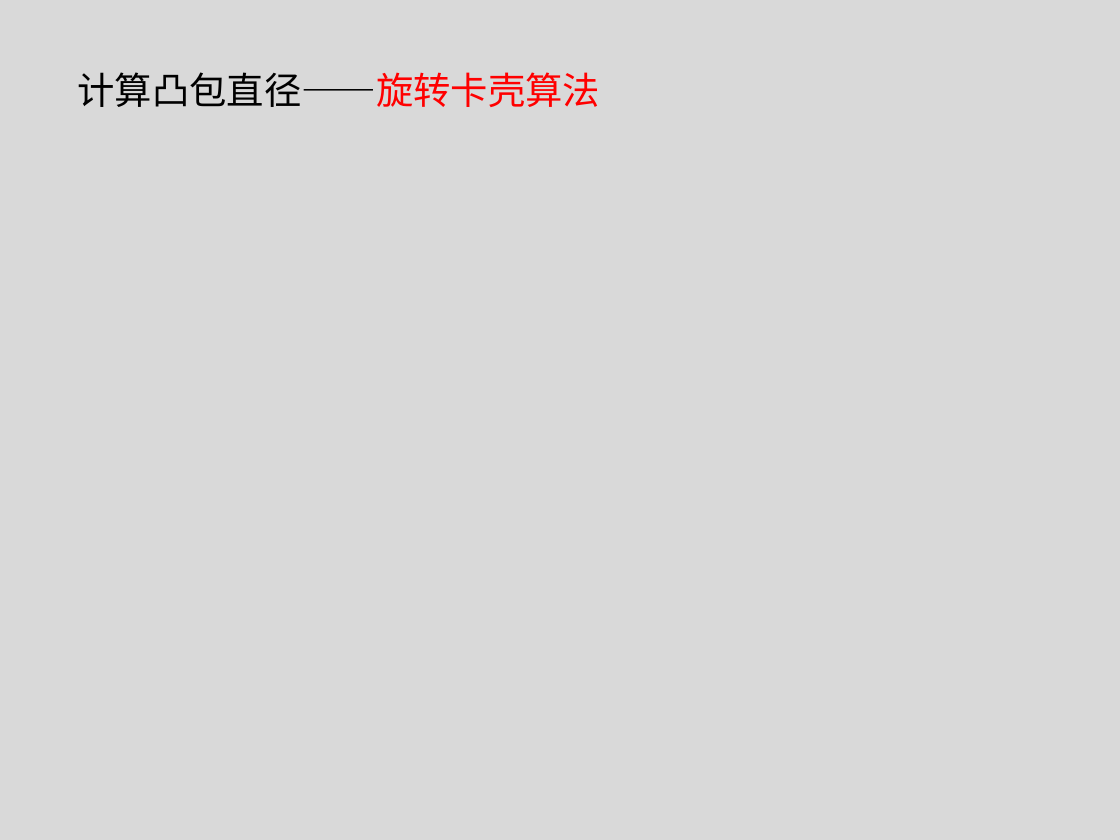
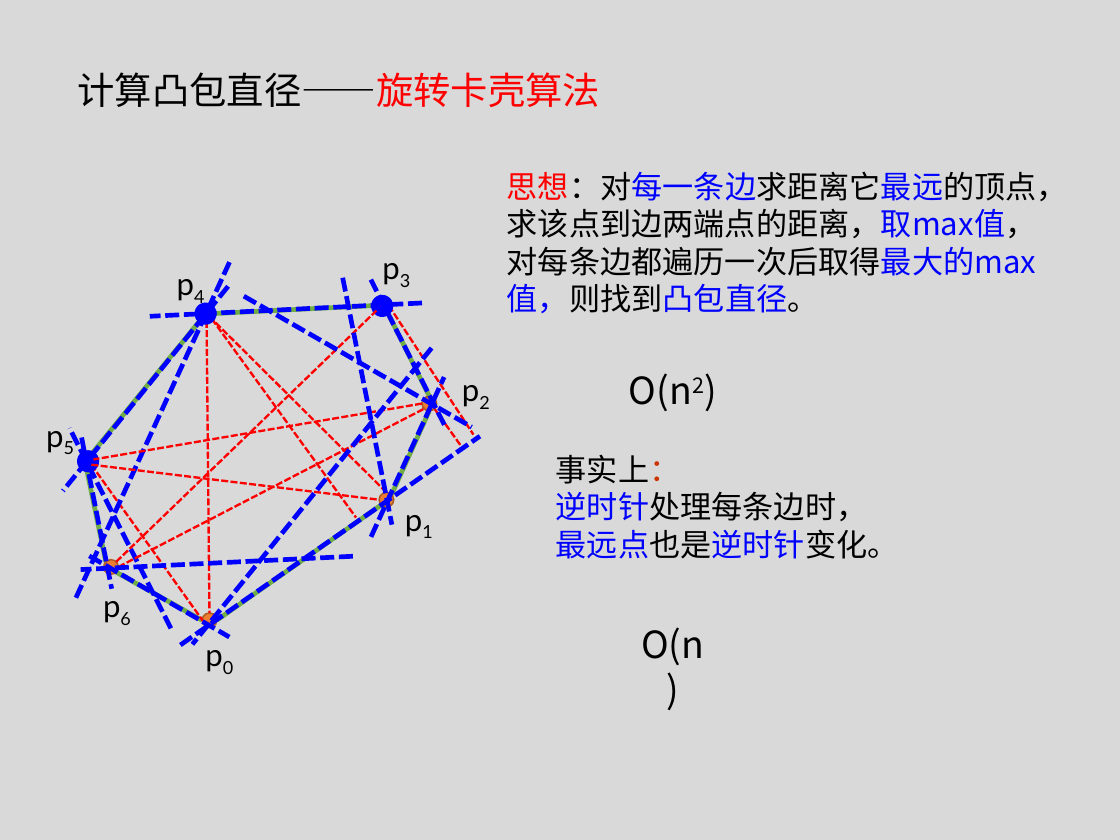
Before and after one commit to tianzhuwei/PPT, a slide deck: slide 12 of 第二讲快排+计算几何.pptx. Drawn at 1120x840 pixels with LibreOffice and Linux fonts; fonts in the diff are those of the drawing. Boxes give left, top, right and bottom in pixels: in the first picture for what was removed or moved away, otherwise in the second. Text is boxed around its words. In the diff, an @@ line names an element or a change of style, - is before the commit and + after.

```diff
--- a/第二讲快排+计算几何.pptx
+++ b/第二讲快排+计算几何.pptx
@@ text added at (507, 172, 1068, 313), 20 pt, text #000000 @@
+思想：对每一条边求距离它最远的顶点，求该点到边两端点的距离，取max值，对每条边都遍历一次后取得最大的max值，则找到凸包直径。
@@ line added from (76, 598) to (230, 262), #0000FF 3 pt dashed @@
@@ line added from (228, 287) to (63, 491), #0000FF 3 pt dashed @@
@@ line added from (244, 296) to (472, 427), #0000FF 3 pt dashed @@
@@ line added from (343, 278) to (392, 524), #0000FF 3 pt dashed @@
@@ line added from (445, 424) to (371, 280), #0000FF 3 pt dashed @@
@@ ellipse added at (372, 296, 392, 316), fill #0000FF, outline #0000FF 1 pt @@
@@ line added from (116, 562) to (376, 310), #FF0000 1.5 pt dashed @@
@@ line added from (422, 304) to (150, 316), #0000FF 3 pt dashed @@
@@ ellipse added at (195, 304, 215, 324), fill #0000FF, outline #0000FF 1 pt @@
@@ line added from (206, 321) to (209, 613), #FF0000 1.5 pt dashed @@
@@ line added from (386, 493) to (212, 319), #FF0000 1.5 pt dashed @@
@@ line added from (212, 319) to (356, 517), #FF0000 1.5 pt dashed @@
@@ line added from (389, 306) to (474, 435), #FF0000 1.5 pt dashed @@
@@ line added from (431, 348) to (193, 644), #0000FF 3 pt dashed @@
@@ line added from (371, 536) to (445, 377), #0000FF 3 pt dashed @@
@@ text added at (629, 373, 692, 411), 24 pt, text #000000 @@
+O(n2)
@@ line added from (422, 403) to (93, 459), #FF0000 1.5 pt dashed @@
@@ line added from (119, 567) to (424, 409), #FF0000 1.5 pt dashed @@
@@ line added from (435, 409) to (461, 446), #FF0000 1.5 pt dashed @@
@@ line added from (171, 628) to (69, 428), #0000FF 3 pt dashed @@
@@ line added from (82, 438) to (112, 589), #0000FF 3 pt dashed @@
@@ line added from (180, 645) to (480, 436), #0000FF 3 pt dashed @@
@@ ellipse added at (77, 451, 97, 472), fill #0000FF, outline #0000FF 1 pt @@
@@ line added from (92, 465) to (206, 626), #FF0000 1.5 pt dashed @@
@@ line added from (92, 465) to (380, 500), #FF0000 1.5 pt dashed @@
@@ text added at (556, 454, 899, 559), 20 pt, text #000000 @@
+事实上：
+逆时针处理每条边时，最远点也是逆时针变化。
@@ line added from (353, 557) to (81, 570), #0000FF 3 pt dashed @@
@@ line added from (90, 556) to (230, 637), #0000FF 3 pt dashed @@
@@ group added at (35, 243, 510, 706): 7 lines, 7 texts, 7 ellipses @@
+p0
+p1
+p2
+p3
+p4
+p5
+p6
@@ text added at (641, 627, 704, 665), 24 pt, text #000000 @@
+O(n)
```
Also in this commit, not shown: 4 other slides changed.
